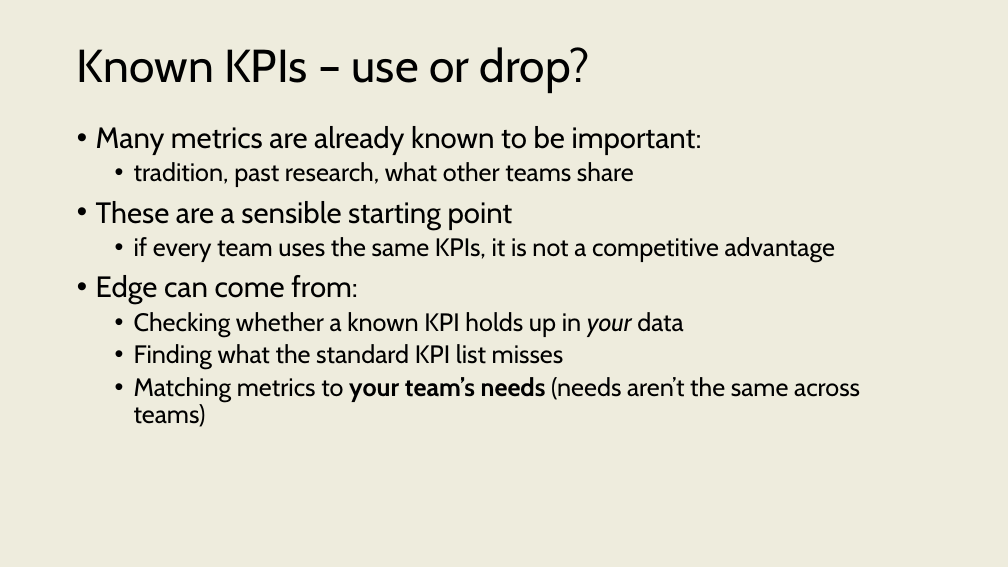
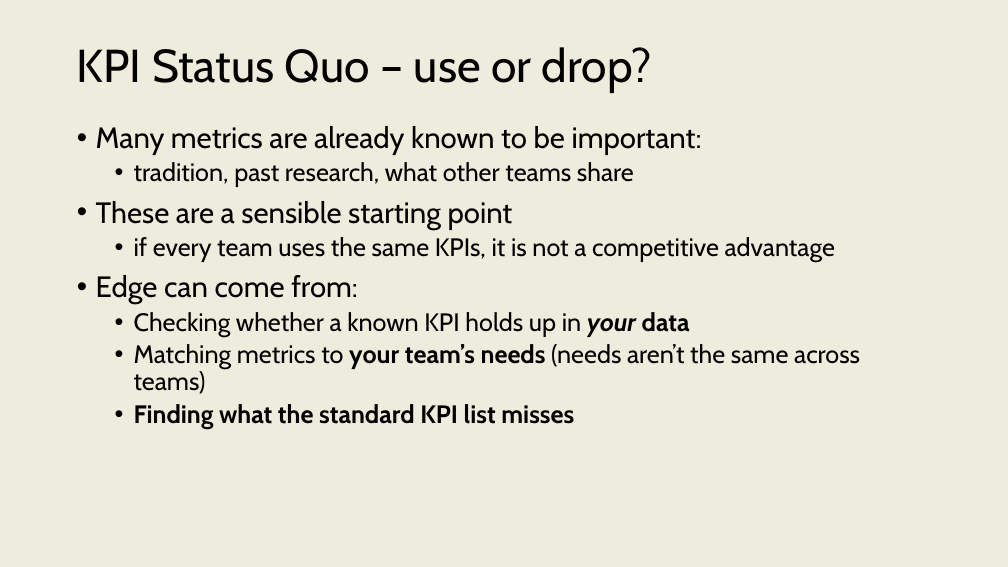
Before and after one commit to onishisaryu/HES-3000-Sports-Data-Analytics, a slide deck: slide 9 of pptx/Lecture12.pptx (slide 13 before the commit). Drawn at 1008x567 pixels with LibreOffice and Linux fonts; fonts in the diff are those of the drawing. Boxes give left, top, right and bottom in pixels: in the first picture for what was removed or moved away, otherwise in the second. Text is boxed around its words. In the diff, an @@ line names an element or a change of style, - is before the commit and + after.

```diff
--- a/pptx/Lecture12.pptx
+++ b/pptx/Lecture12.pptx
@@ title at (x1=77, y1=47, x2=652, y2=93): text changed @@
-Known KPIs – use or drop?
+KPI Status Quo – use or drop?
@@ text at (x1=134, y1=312, x2=690, y2=429): bold on in "your data", "Finding what the standard KPI list misses" @@
@@ text at (x1=134, y1=344, x2=860, y2=394): paragraph added @@
+  • Matching metrics to your team’s needs (needs aren’t the same across teams)
@@ text at (x1=134, y1=377, x2=860, y2=427): paragraph removed @@
-  • Matching metrics to your team’s needs (needs aren’t the same across teams)
```
Also in this commit, not shown: 8 other slides changed, 3 slides added, 1 slide removed, 3 other files.
